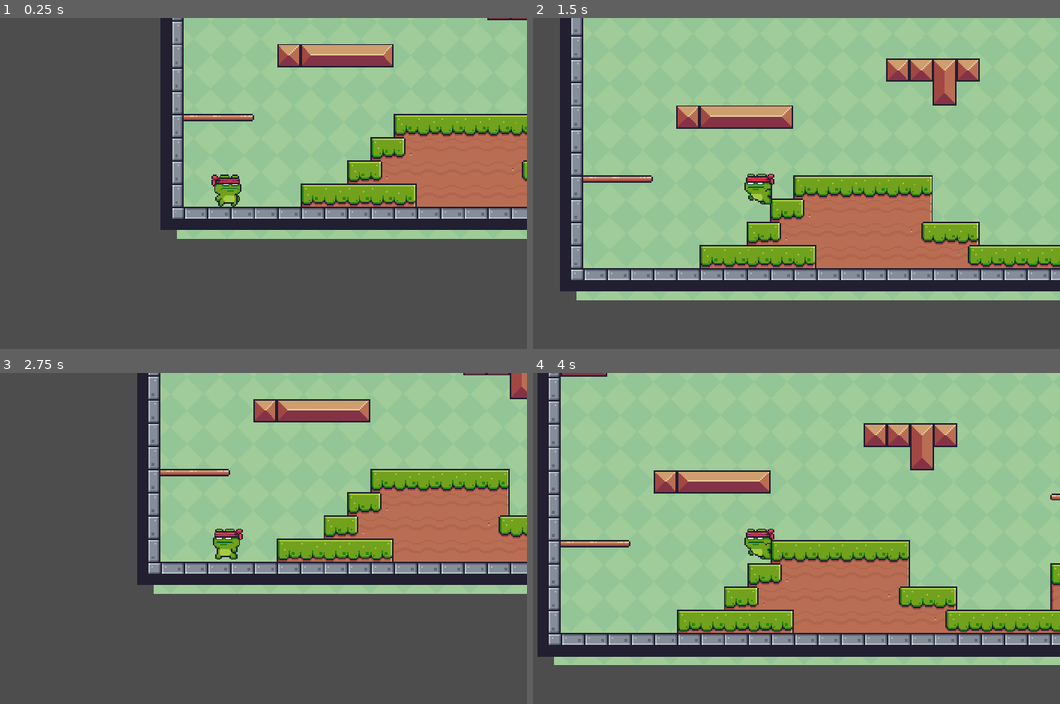
Above: before the commit, frames 1-4 (two rows, left to right).
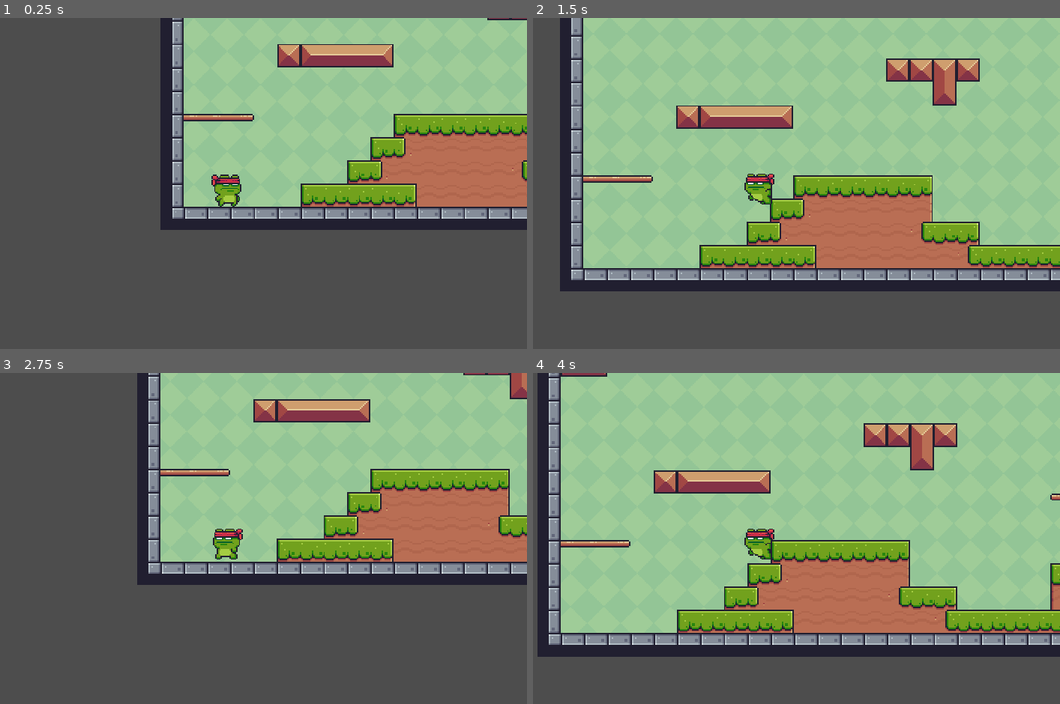
Above: after the commit, the same moments.

Repository: GitGinocchio/Platformer-Game
Game: Godot game, scene res://scenes/game.tscn
The game is run twice, just before and just after one commit, with the same random seed, the same clock (stepped at 60 frames per second) and the same inputs.
Inputs:
- Up to frame 1 (0.25 s): no input
- Up to frame 2 (1.5 s): tap Enter at 0.5 s; hold D (right) from 0.53 s (still down); tap Space (jump) at 0.77 s
- Up to frame 3 (2.75 s): tap Space (jump) at 1.52 s; release D (right) at 2.03 s; hold A (left) from 2.03 s (still down)
- Up to frame 4 (4 s): release A (left) at 2.78 s; hold D (right) from 2.78 s (still down); tap Space (jump) at 3.02, 3.77 s

The runs differ from the first frame. In frame 1, 1.8% of the frame differs, in the area x 33-100%, y 64-67%; in frame 2, 2.5%, in the area x 8-100%, y 82-86%; in frame 3, 1.9%; in frame 4, 2.4%.

Commit message:
map background shader

Diff:
--- a/scenes/map_1.tscn
+++ b/scenes/map_1.tscn
@@ -1,7 +1,11 @@
-[gd_scene load_steps=7 format=3 uid="uid://bsivvnhh35cwo"]
-
+[gd_scene load_steps=9 format=3 uid="uid://bsivvnhh35cwo"]
+
+[ext_resource type="Shader" path="res://shaders/background.gdshader" id="1_bqu02"]
 [ext_resource type="Texture2D" uid="uid://1r5k812oi3ok" path="res://assets/Terrain/Terrain (16x16).png" id="1_eyor1"]
 [ext_resource type="Texture2D" uid="uid://c6o3fx2rj4wly" path="res://assets/Background/Green.png" id="1_wh0im"]
+
+[sub_resource type="ShaderMaterial" id="ShaderMaterial_g0fpx"]
+shader = ExtResource("1_bqu02")
 
 [sub_resource type="PhysicsMaterial" id="PhysicsMaterial_wslov"]
 
@@ -530,6 +534,15 @@
 
 [node name="Map1" type="Node2D"]
 
+[node name="Background" type="TextureRect" parent="."]
+texture_repeat = 3
+material = SubResource("ShaderMaterial_g0fpx")
+offset_right = 1160.0
+offset_bottom = 672.0
+texture = ExtResource("1_wh0im")
+stretch_mode = 1
+metadata/_edit_use_anchors_ = true
+
 [node name="TileMap" type="TileMap" parent="."]
 texture_filter = 1
 scale = Vector2(2.8, 2.8)
@@ -537,18 +550,6 @@
 format = 2
 layer_0/tile_data = PackedInt32Array(917505, 65536, 805306370, 917506, 65536, 805306370, 917507, 65536, 805306370, 9175 …(2806 unchanged characters)…
 
-[node name="ParallaxBackground" type="ParallaxBackground" parent="."]
-
-[node name="ParallaxLayer" type="ParallaxLayer" parent="ParallaxBackground"]
-position = Vector2(-544, -368)
-
-[node name="TextureRect" type="TextureRect" parent="ParallaxBackground/ParallaxLayer"]
-offset_right = 1160.0
-offset_bottom = 672.0
-texture = ExtResource("1_wh0im")
-stretch_mode = 1
-metadata/_edit_use_anchors_ = true
-
 [node name="Collisions" type="StaticBody2D" parent="."]
 position = Vector2(560, 624)
 
--- /dev/null
+++ b/shaders/background.gdshader
@@ -0,0 +1,15 @@
+shader_type canvas_item;
+
+void vertex() {
+	// Called for every vertex the material is visible on.
+	UV.y -= TIME * 0.5;
+}
+
+void fragment() {
+	// Called for every pixel the material is visible on.
+}
+
+//void light() {
+	// Called for every pixel for every light affecting the CanvasItem.
+	// Uncomment to replace the default light processing function with this one.
+//}
